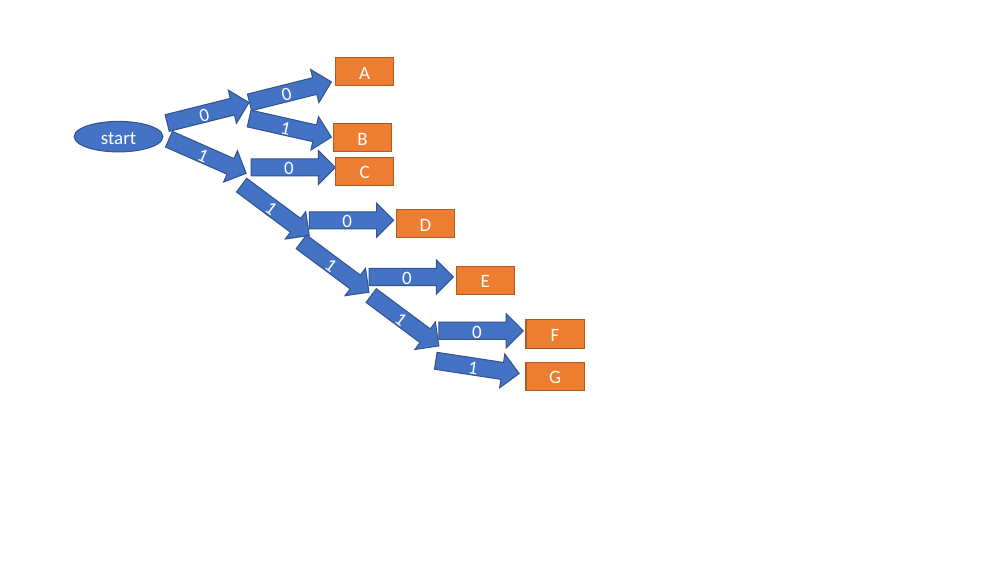
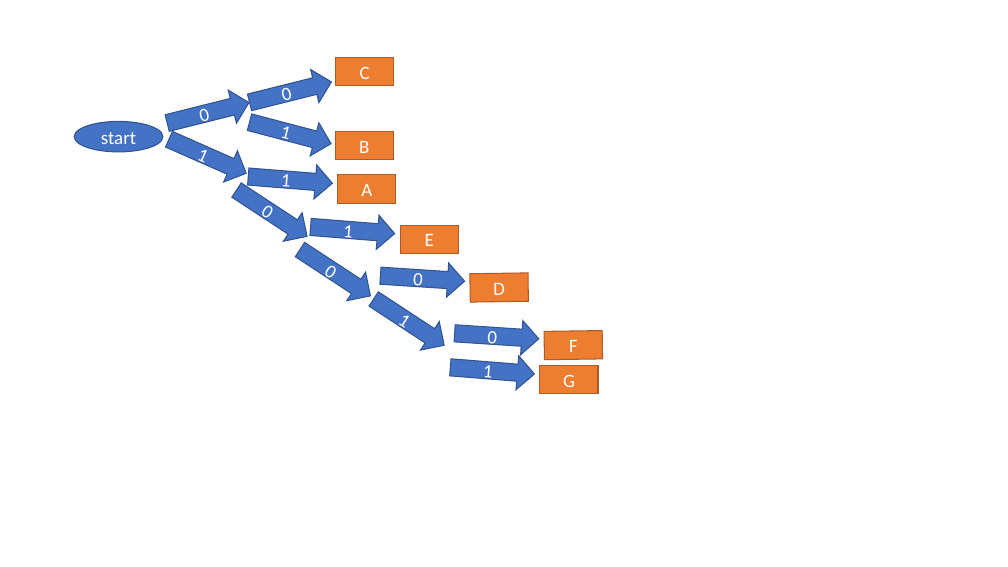
Before and after one commit to youefkh05/Advanced_Communication_Coding, a slide deck: slide 1 of Source Coding/Q2/tree.pptx. Drawn at 1008x567 pixels with LibreOffice and Linux fonts; fonts in the diff are those of the drawing. Boxes give left, top, right and bottom in pixels: in the first picture for what was removed or moved away, otherwise in the second. Text is boxed around its words. In the diff, an @@ line names an element or a change of style, - is before the commit and + after.

```diff
--- a/Source Coding/Q2/tree.pptx
+++ b/Source Coding/Q2/tree.pptx
@@ text in rectangle at [360, 66, 370, 79]: text changed @@
-A
+C
@@ right arrow "1" at [245, 106, 336, 160]: rotation 12 to 14 degrees @@
@@ rectangle "B": place and size @@
-rectangle "B" at [333, 123, 392, 152]
+rectangle "B" at [335, 132, 393, 160]
@@ right arrow "0" at [227, 175, 317, 250]: rotation 0 to 33 degrees @@
@@ right arrow "1" at [247, 159, 334, 200]: rotation 36 to 4 degrees @@
@@ rectangle removed at [336, 157, 394, 186] @@
-C
@@ rectangle added at [338, 175, 396, 203], fill #ED7D31, outline #AF5C24 1 pt, 18 pt, text #FFFFFF @@
+A
@@ right arrow "0" at [291, 235, 380, 310]: rotation 0 to 33 degrees @@
@@ right arrow "1" at [310, 210, 397, 251]: rotation 36 to 4 degrees @@
@@ rectangle "E": place and size @@
-rectangle "E" at [456, 266, 514, 295]
+rectangle "E" at [400, 225, 458, 254]
@@ right arrow "0" at [379, 259, 466, 298]: rotation 0 to 3 degrees @@
@@ right arrow "1" at [364, 284, 454, 359]: rotation 36 to 33 degrees @@
@@ rectangle "D" at [470, 273, 529, 303]: rotation 0 to 359 degrees @@
@@ right arrow "0" at [453, 316, 540, 356]: rotation 0 to 3 degrees @@
@@ right arrow "1" at [449, 351, 537, 391]: rotation 8 to 4 degrees @@
@@ rectangle "F" at [544, 331, 603, 360]: rotation 0 to 359 degrees @@
@@ rectangle "G": place and size @@
-rectangle "G" at [526, 362, 585, 391]
+rectangle "G" at [540, 366, 598, 395]
```
Also in this commit, not shown: 3 other files.
